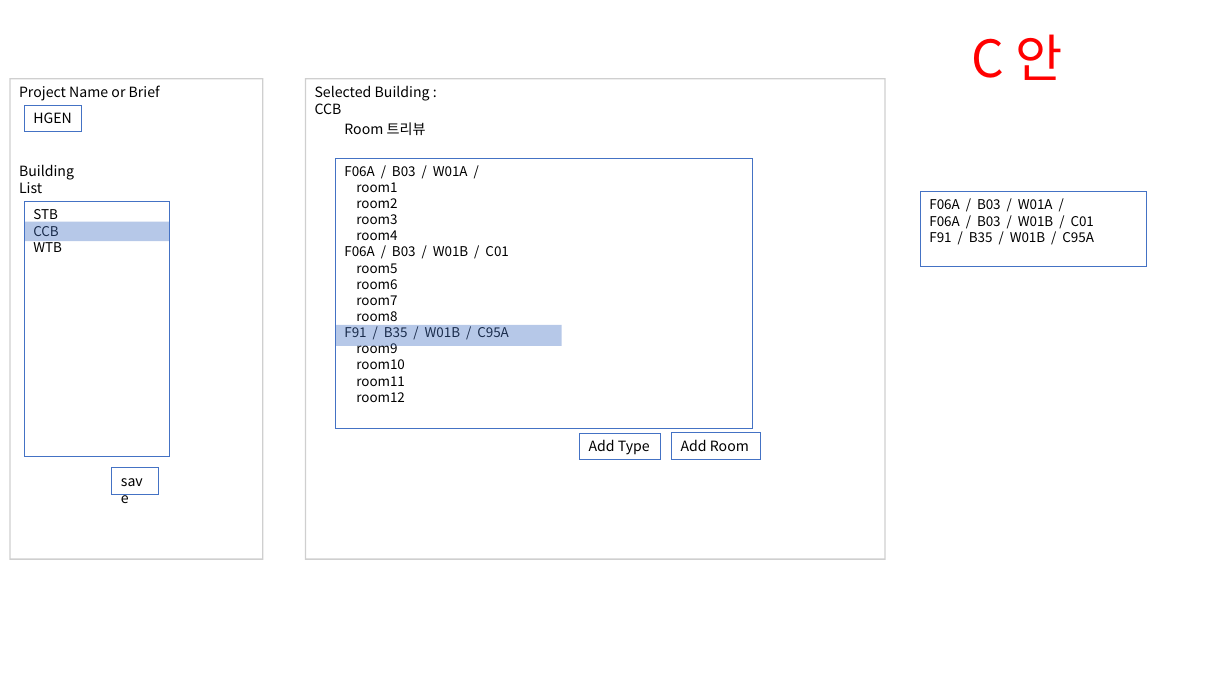
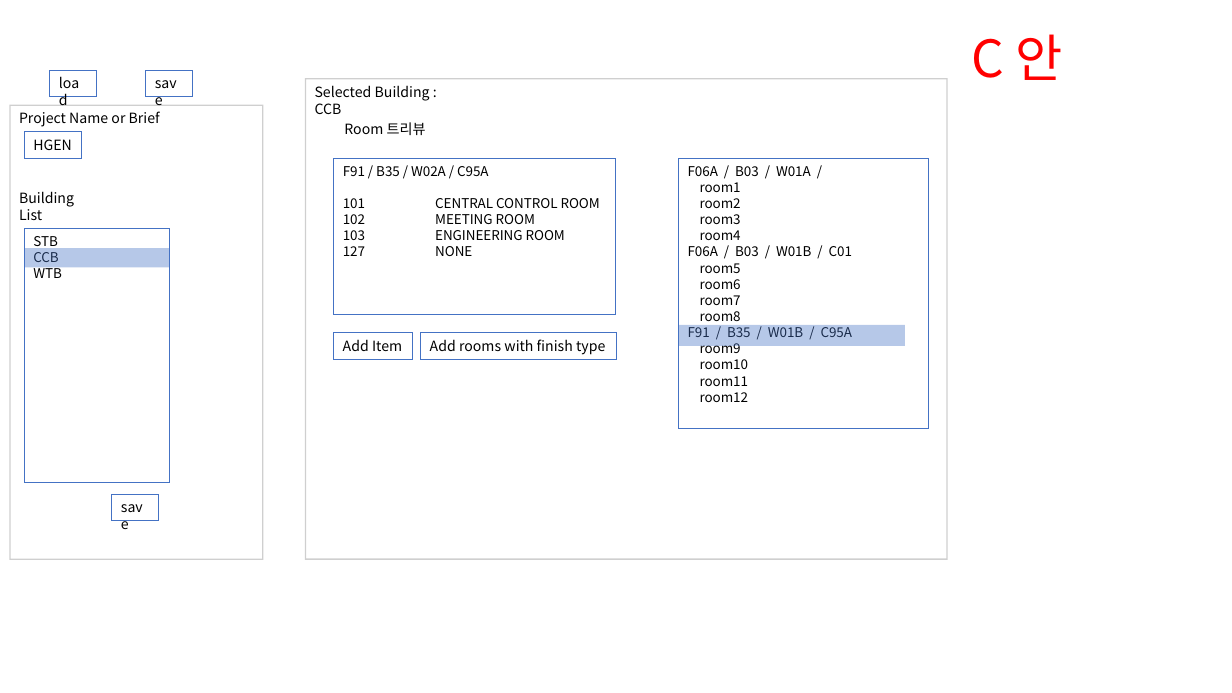
Before and after one commit to hnanmal/mQ, a slide deck: slide 3 of H_FamilyList_FP/화면정의서.pptx. Drawn at 1232x693 pixels with LibreOffice and Linux fonts; fonts in the diff are those of the drawing; background and template pictures are left out. Boxes give left, top, right and bottom in pixels: in the first picture for what was removed or moved away, otherwise in the second. Text is boxed around its words. In the diff, an @@ line names an element or a change of style, - is before the commit and + after.

```diff
--- a/H_FamilyList_FP/화면정의서.pptx
+++ b/H_FamilyList_FP/화면정의서.pptx
@@ rectangle added at bbox=[50, 70, 97, 97], fill #FFFFFF, outline #4472C4 0.75 pt, 11 pt, text #000000 @@
+load
@@ rectangle added at bbox=[146, 70, 193, 97], fill #FFFFFF, outline #4472C4 0.75 pt, 11 pt, text #000000 @@
+save
@@ rectangle: place and size @@
-rectangle at bbox=[306, 79, 885, 559]
+rectangle at bbox=[306, 79, 947, 559]
@@ rectangle: place and size @@
-rectangle at bbox=[10, 79, 263, 559]
+rectangle at bbox=[10, 105, 263, 559]
@@ rectangle "F91 / B35 / W02A ...": place and size @@
-rectangle "F91 / B35 / W02A ..." at bbox=[921, 192, 1147, 267]
+rectangle "F91 / B35 / W02A ..." at bbox=[334, 158, 616, 314]
@@ text in rectangle at bbox=[343, 166, 600, 256]: text changed @@
-F06A / B03 / W01A /
-F06A / B03 / W01B / C01
-F91 / B35 / W01B / C95A
+F91 / B35 / W02A / C95A
+101 CENTRAL CONTROL ROOM
+102 MEETING ROOM
+103 ENGINEERING ROOM
+127 NONE
@@ rectangle "F06A / B03 / W01A ...": place and size @@
-rectangle "F06A / B03 / W01A ..." at bbox=[335, 158, 752, 429]
+rectangle "F06A / B03 / W01A ..." at bbox=[678, 158, 929, 429]
@@ 4 rectangles, 2 texts: place and size @@
-4 rectangles, 2 texts at bbox=[19, 85, 169, 494]
+4 rectangles, 2 texts at bbox=[19, 111, 169, 521]
@@ rectangle: place and size @@
-rectangle at bbox=[335, 325, 562, 347]
+rectangle at bbox=[678, 325, 905, 347]
@@ rectangle "Add Item": place and size @@
-rectangle "Add Item" at bbox=[672, 433, 761, 459]
+rectangle "Add Item" at bbox=[334, 333, 413, 360]
@@ text in rectangle at bbox=[343, 339, 402, 351]: text changed @@
-Add Room
+Add Item
@@ rectangle "Add rooms with finish type": place and size @@
-rectangle "Add rooms with finish type" at bbox=[579, 433, 661, 460]
+rectangle "Add rooms with finish type" at bbox=[421, 333, 616, 360]
@@ text in rectangle at bbox=[430, 339, 605, 355]: text changed @@
-Add Type
+Add rooms with finish type
```
Also in this commit, not shown: 1 slide added, 9 other files.
